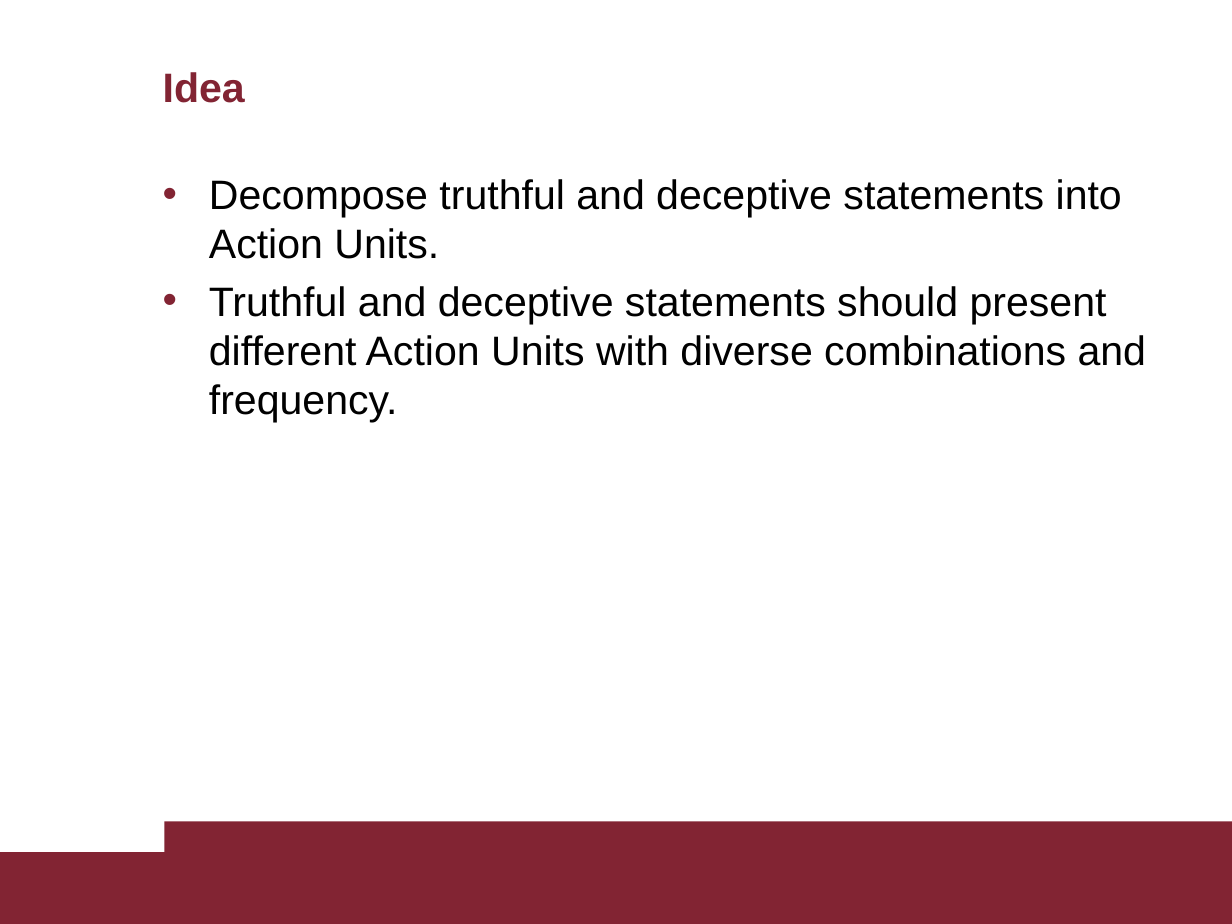
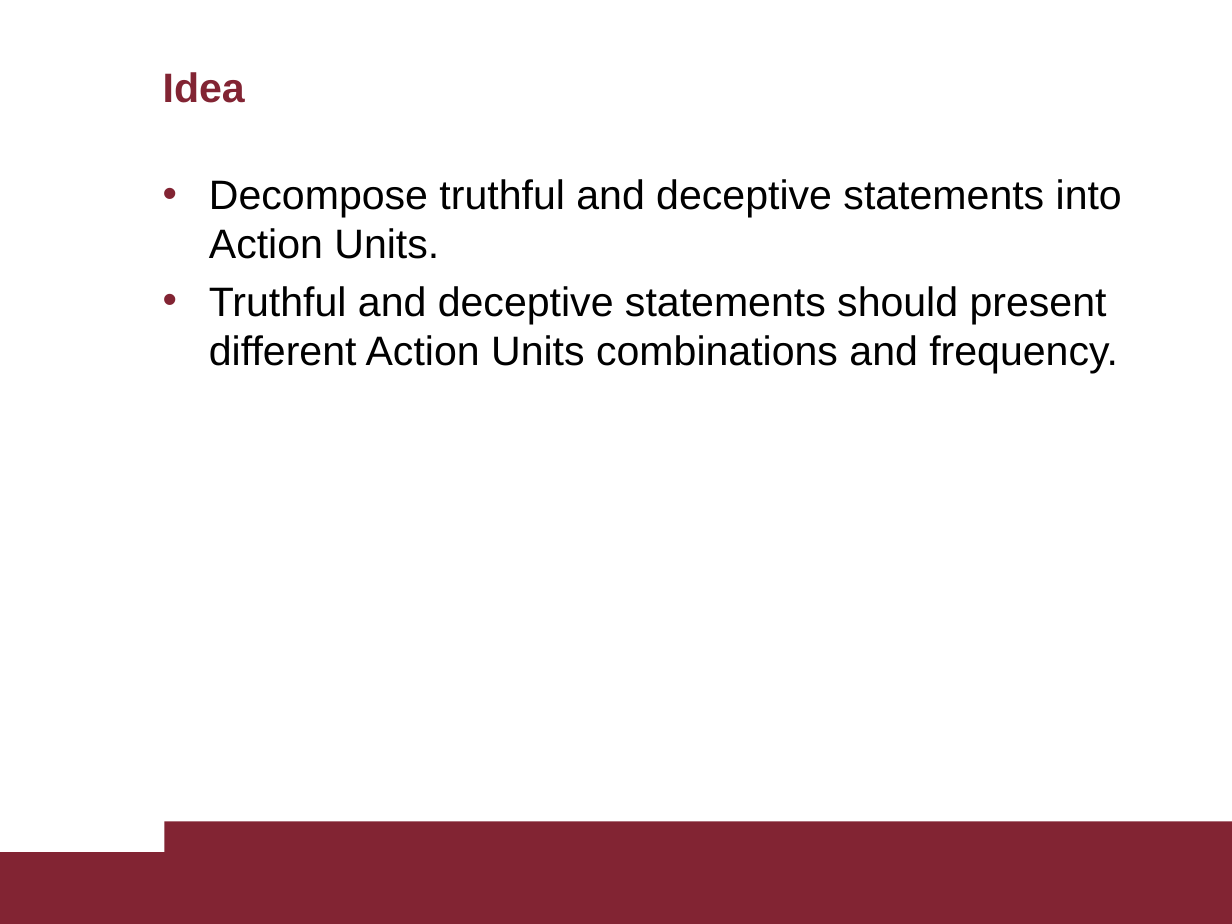
Before and after one commit to AscaL/thesis, a slide deck: slide 7 of Tesi Emanuele Orfanelli 1383726.pptx. Drawn at 1232x924 pixels with LibreOffice and Linux fonts; fonts in the diff are those of the drawing. Boxes give left, top, right and bottom in pixels: in the first picture for what was removed or moved away, otherwise in the second. Text is boxed around its words. In the diff, an @@ line names an element or a change of style, - is before the commit and + after.

Commit message:
pdf

```diff
--- a/Tesi Emanuele Orfanelli 1383726.pptx
+++ b/Tesi Emanuele Orfanelli 1383726.pptx
@@ text at box(209, 286, 1118, 373): text changed @@
-• Truthful and deceptive statements should present different Action Units with diverse combinations and frequency.
+• Truthful and deceptive statements should present different Action Units combinations and frequency.
```
Also in this commit, not shown: 35 other slides changed, 1 slide added.
